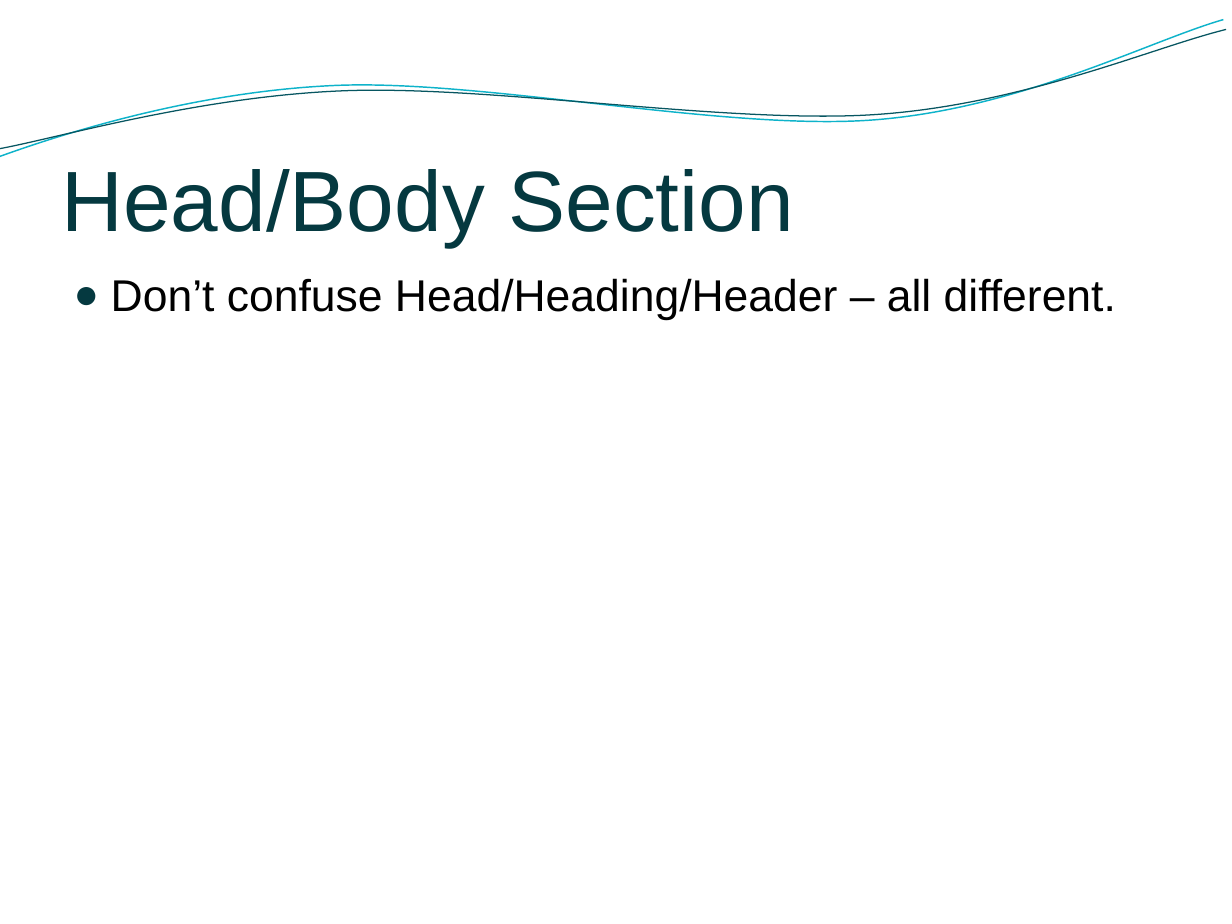
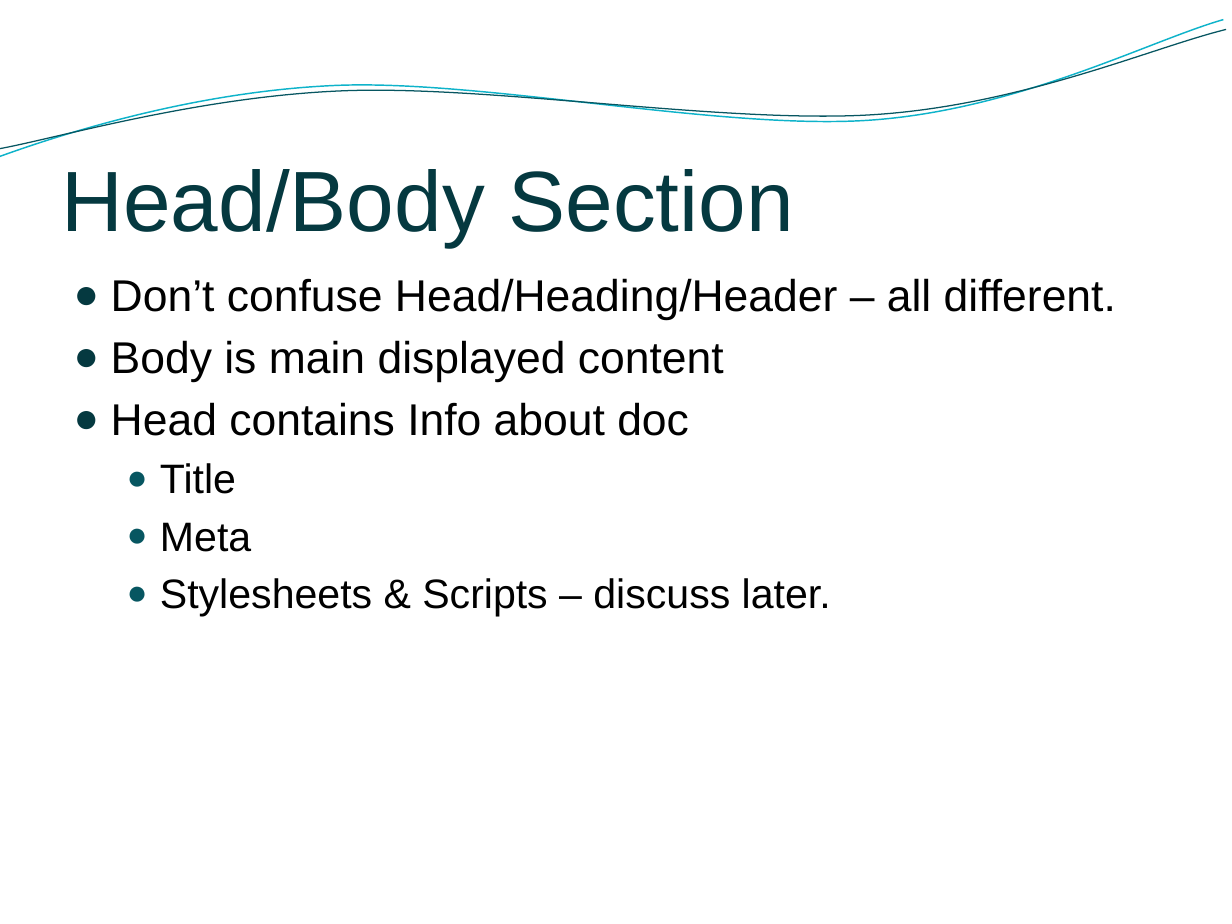
Before and after one commit to keithbarrow/Apprentices, a slide deck: slide 23 of Introduction to Html.pptx (slide 22 before the commit). Drawn at 1232x924 pixels with LibreOffice and Linux fonts; fonts in the diff are those of the drawing; background and template pictures are left out. Boxes give left, top, right and bottom in pixels: in the first picture for what was removed or moved away, otherwise in the second. Text is boxed around its words. In the diff, an @@ line names an element or a change of style, - is before the commit and + after.

Commit message:
Updated Head slide - Sketched out what I want to cover.

```diff
--- a/Introduction to Html.pptx
+++ b/Introduction to Html.pptx
@@ text at [111,340,831,617]: paragraphs added @@
+● Body is main displayed content
+● Head contains Info about doc
+  ● Title
+  ● Meta
+  ● Stylesheets & Scripts – discuss later.
```
